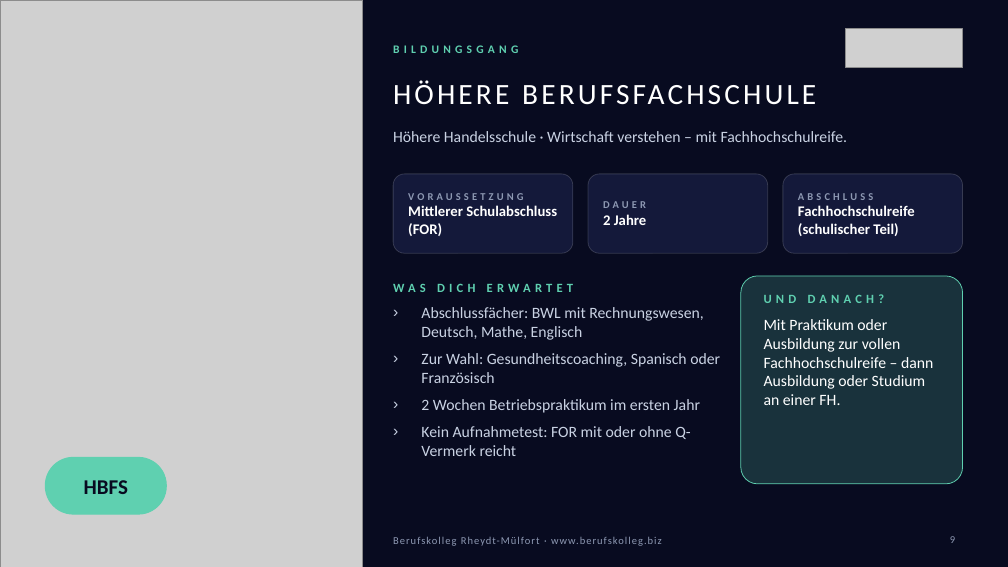
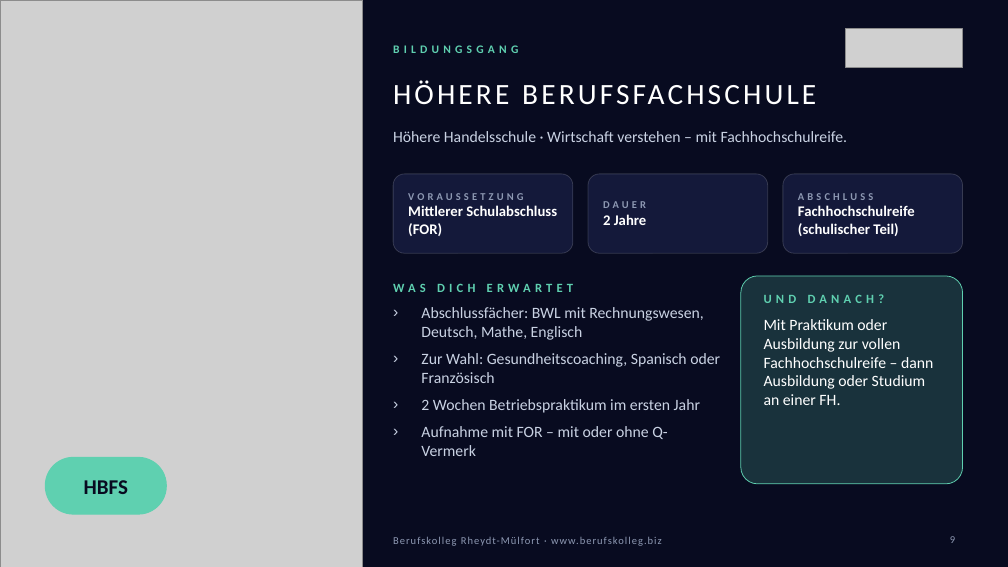
Before and after one commit to bk-rheydt-muelfort/dein-weg, a slide deck: slide 9 of assets/Dein-Weg-Dein-Abschluss.pptx. Drawn at 1008x567 pixels with LibreOffice and Linux fonts; fonts in the diff are those of the drawing; grey boxes stand for pictures. Boxes give left, top, right and bottom in pixels: in the first picture for what was removed or moved away, otherwise in the second. Text is boxed around its words. In the diff, an @@ line names an element or a change of style, - is before the commit and + after.

```diff
--- a/assets/Dein-Weg-Dein-Abschluss.pptx
+++ b/assets/Dein-Weg-Dein-Abschluss.pptx
@@ text at box(421, 426, 667, 456): text changed @@
-› Kein Aufnahmetest: FOR mit oder ohne Q-Vermerk reicht
+› Aufnahme mit FOR – mit oder ohne Q-Vermerk
```
Also in this commit, not shown: 24 other files.
